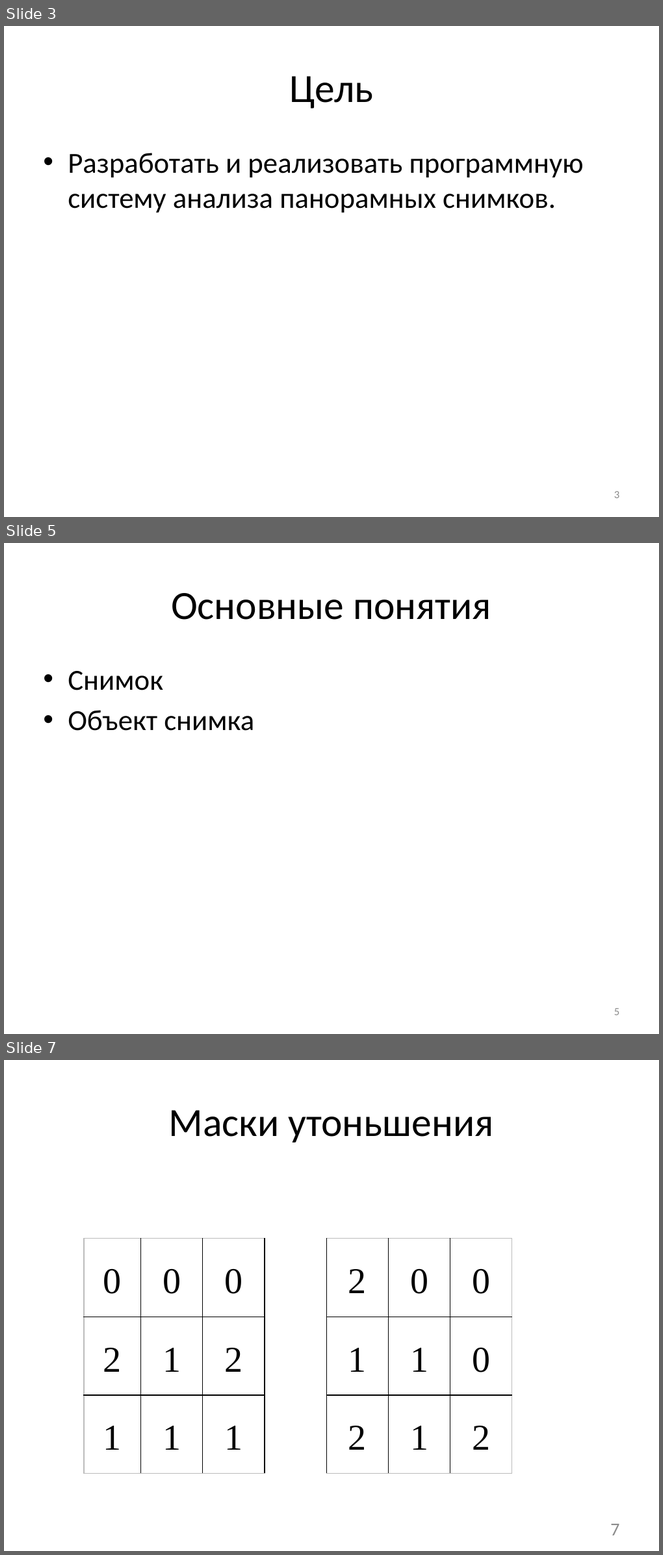
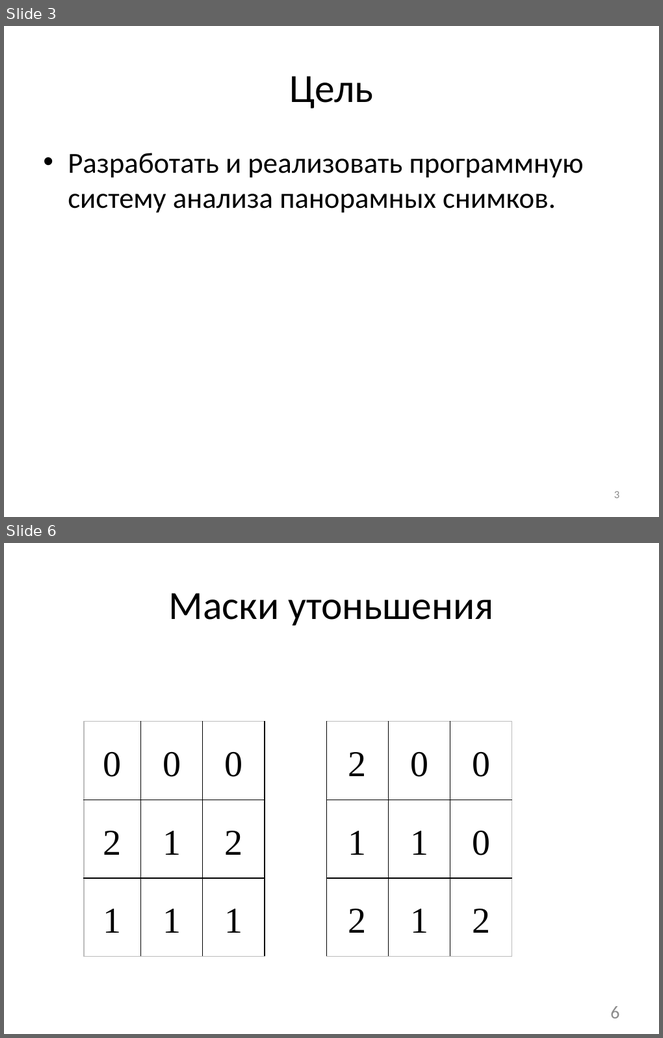
Before and after one commit to NecroArt/Diploma, a slide deck: docs/parts/conference.pptx. Shown one above the other, each under a label of ours: slides 3, 5 and 7 before the commit, slides 3 and 6 after it; the slides between them are not shown. The pictures are 663x1555 and 663x1038 pixels, drawn with LibreOffice and Linux fonts; fonts in the diff are those of the drawing. Boxes give left, top, right and bottom in pixels: in the first picture for what was removed or moved away, otherwise in the second. Text is boxed around its words. In the diff, an @@ line names an element or a change of style, - is before the commit and + after.

```diff
--- a/docs/parts/conference.pptx
+++ b/docs/parts/conference.pptx
@@ slide 5 removed at bbox=[4, 543, 659, 1034], background #FFFFFF @@
@@ title removed at bbox=[171, 593, 492, 620] @@
-Основные понятия
@@ text removed at bbox=[68, 671, 254, 731] @@
-• Снимок
-• Объект снимка
@@ page number removed at bbox=[614, 1008, 620, 1016] @@
-5
@@ what was slide 7 is now slide 6 @@
@@ page number at bbox=[610, 1006, 620, 1019]: text changed @@
-7
+6
```
Also in this commit, not shown: 8 slides changed, 2 slides added, 5 other slides removed, 9 other files.
